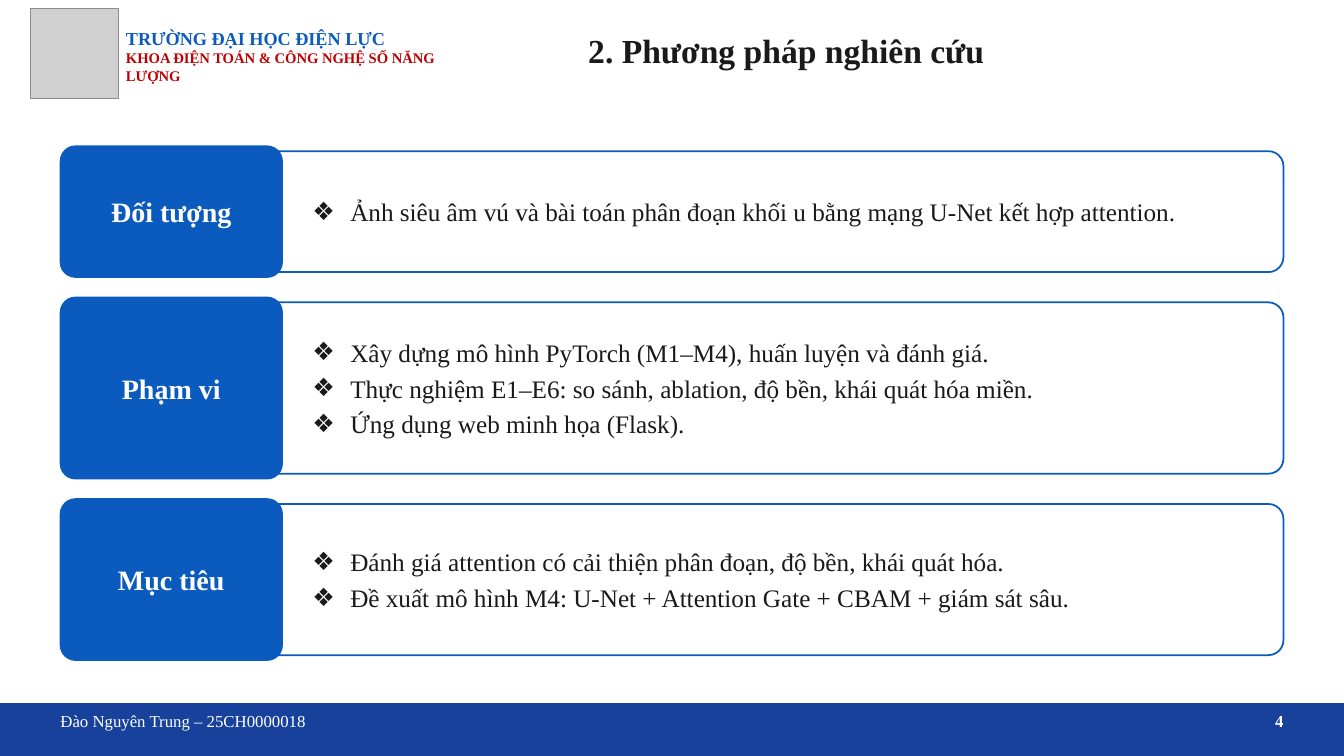
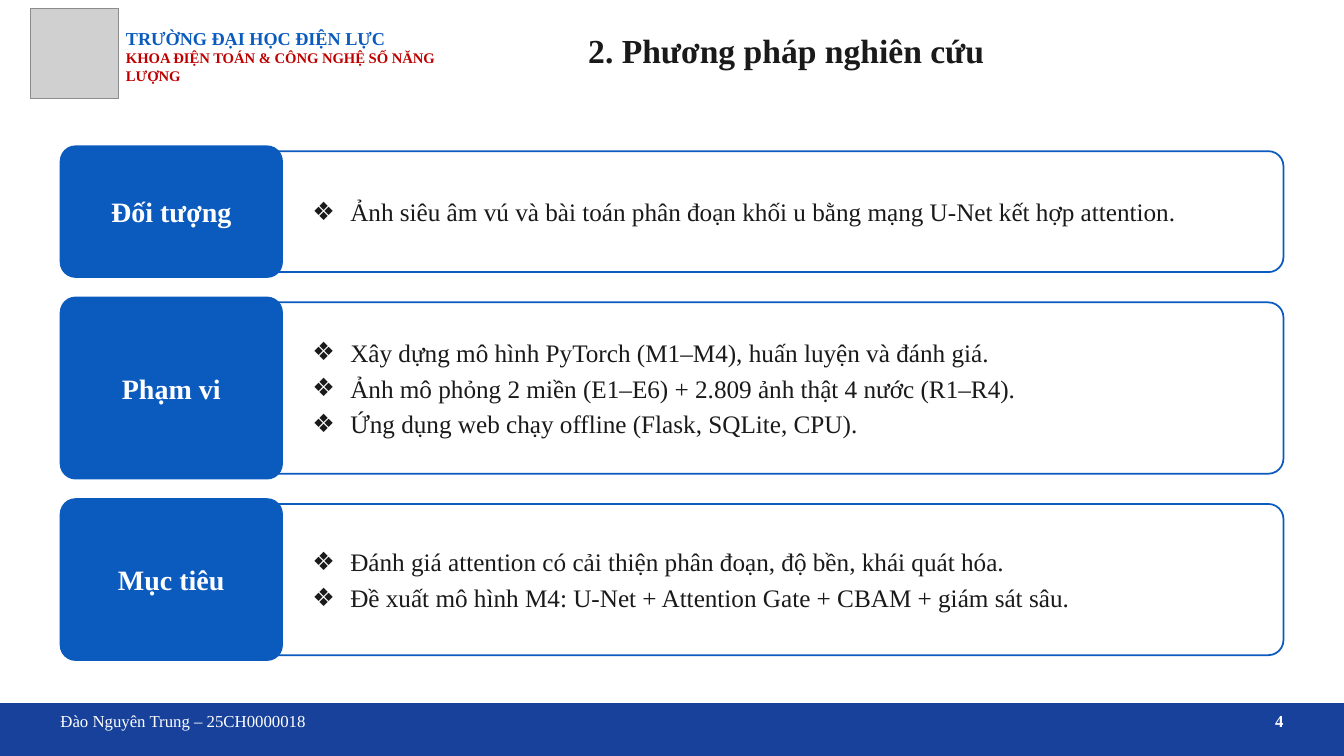
Before and after one commit to trungnguyen107/Medical-image-segmentation-breast-ultrasound-unet-attention, a slide deck: slide 4 of docs/Slide_bao_cao_DATN_U-Net_Attention.pptx. Drawn at 1344x756 pixels with LibreOffice and Linux fonts; fonts in the diff are those of the drawing; grey boxes stand for pictures; background and template pictures are left out. Boxes give left, top, right and bottom in pixels: in the first picture for what was removed or moved away, otherwise in the second. Text is boxed around its words. In the diff, an @@ line names an element or a change of style, - is before the commit and + after.

```diff
--- a/docs/Slide_bao_cao_DATN_U-Net_Attention.pptx
+++ b/docs/Slide_bao_cao_DATN_U-Net_Attention.pptx
@@ text at (x1=350, y1=378, x2=1015, y2=439): text changed @@
-❖ Thực nghiệm E1–E6: so sánh, ablation, độ bền, khái quát hóa miền.
-❖ Ứng dụng web minh họa (Flask).
+❖ Ảnh mô phỏng 2 miền (E1–E6) + 2.809 ảnh thật 4 nước (R1–R4).
+❖ Ứng dụng web chạy offline (Flask, SQLite, CPU).
```
Also in this commit, not shown: 12 other slides changed, 6 slides removed, 4 other files.
